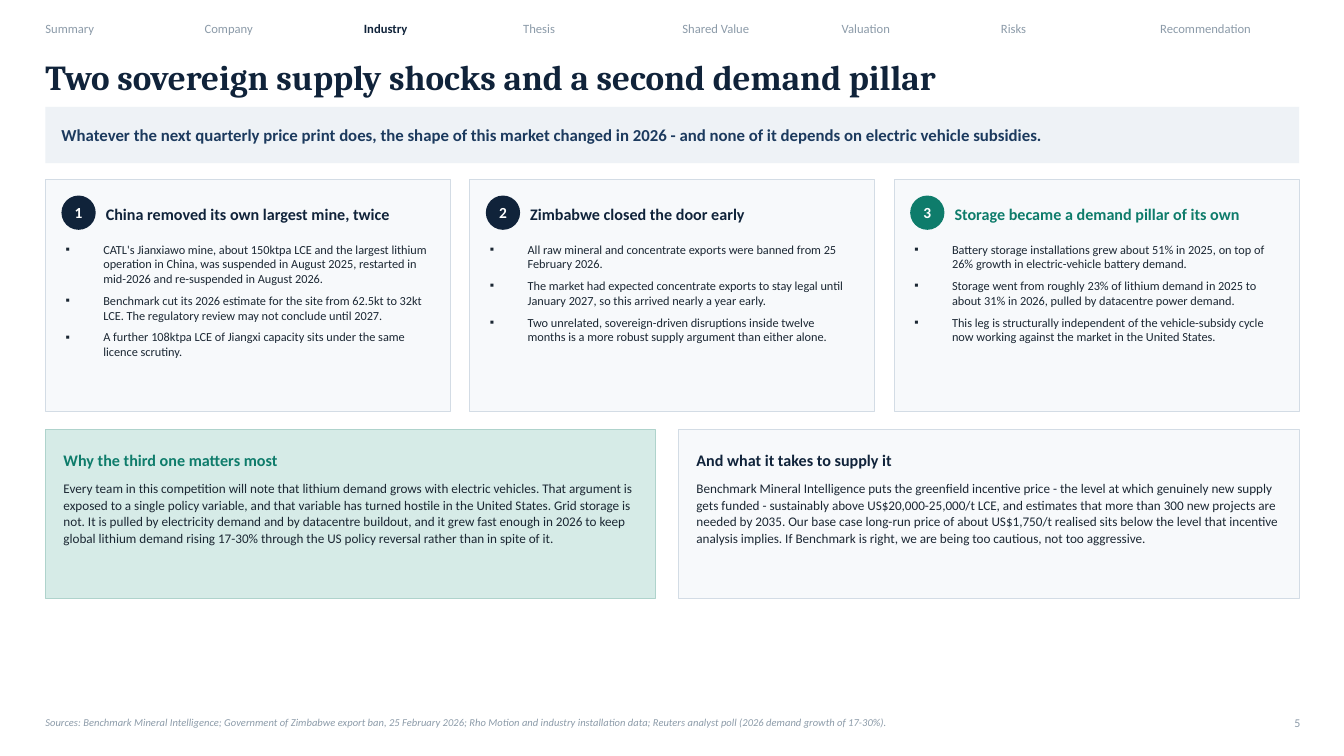
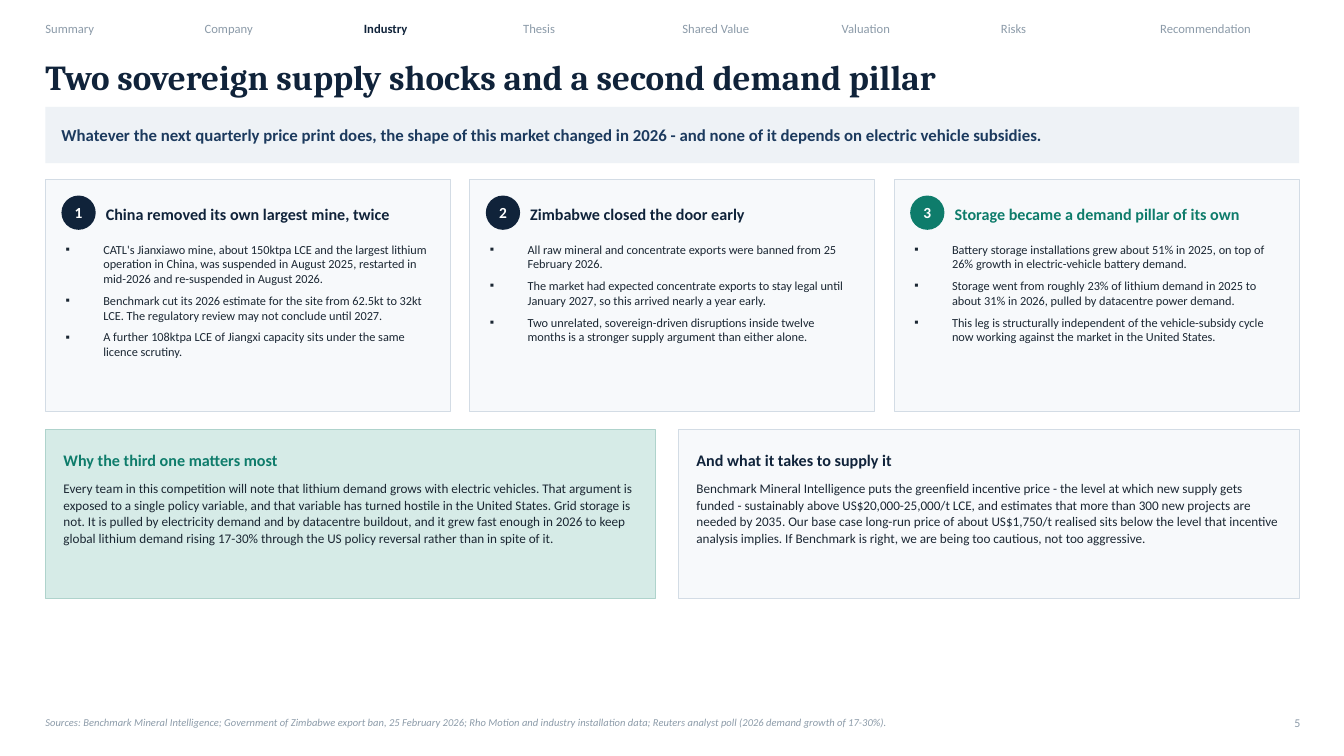
Before and after one commit to SportsSwap/for-claude, a slide deck: slide 7 of deck/PLS_Group_FMAA_2026.pptx. Drawn at 1344x756 pixels with LibreOffice and Linux fonts; fonts in the diff are those of the drawing. Boxes give left, top, right and bottom in pixels: in the first picture for what was removed or moved away, otherwise in the second. Text is boxed around its words. In the diff, an @@ line names an element or a change of style, - is before the commit and + after.

```diff
--- a/deck/PLS_Group_FMAA_2026.pptx
+++ b/deck/PLS_Group_FMAA_2026.pptx
@@ text at (x1=528, y1=318, x2=814, y2=343): text changed @@
-▪ Two unrelated, sovereign-driven disruptions inside twelve months is a more robust supply argument than either alone.
+▪ Two unrelated, sovereign-driven disruptions inside twelve months is a stronger supply argument than either alone.
@@ text at (x1=696, y1=484, x2=1277, y2=546): text changed @@
-Benchmark Mineral Intelligence puts the greenfield incentive price - the level at which genuinely new supply gets funded - sustainably above US$20,000-25,000/t LCE, and estimates that more than 300 new projects are needed by 2035. Our base case long-run price of about US$1,750/t realised sits below the level that incentive analysis implies. If Benchmark is right, we are being too cautious, not too aggressive.
+Benchmark Mineral Intelligence puts the greenfield incentive price - the level at which new supply gets funded - sustainably above US$20,000-25,000/t LCE, and estimates that more than 300 new projects are needed by 2035. Our base case long-run price of about US$1,750/t realised sits below the level that incentive analysis implies. If Benchmark is right, we are being too cautious, not too aggressive.
```
Also in this commit, not shown: 14 other slides changed, 7 other files.
